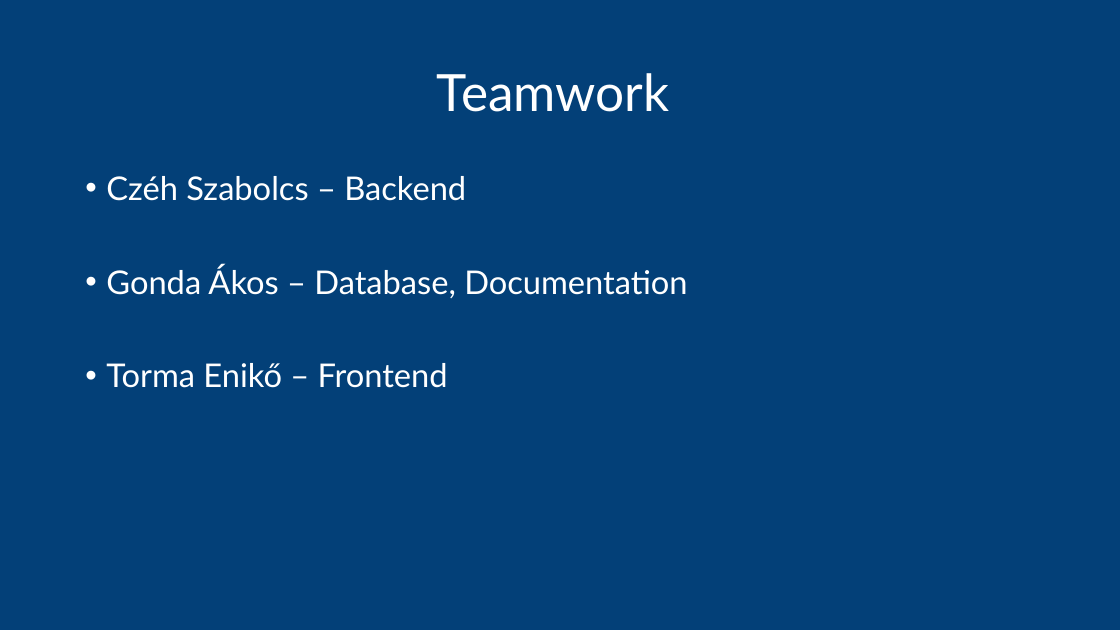
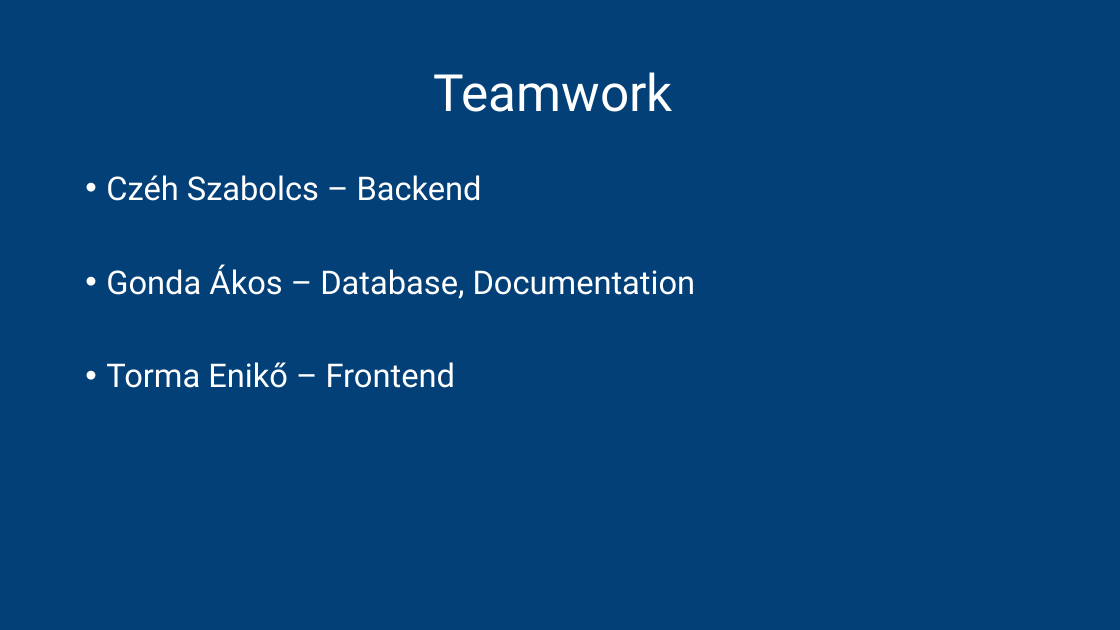
Before and after one commit to maggotstf2/mestermu, a slide deck: slide 2 of documentation/TORMA Biztonságtechnika.pptx. Drawn at 1120x630 pixels with LibreOffice and Linux fonts; fonts in the diff are those of the drawing. Boxes give left, top, right and bottom in pixels: in the first picture for what was removed or moved away, otherwise in the second. Text is boxed around its words. In the diff, an @@ line names an element or a change of style, - is before the commit and + after.

Commit message:
Styling changes to presentation
Added Cantarell font family

```diff
--- a/documentation/TORMA Biztonságtechnika.pptx
+++ b/documentation/TORMA Biztonságtechnika.pptx
@@ title "Teamwork" at (433, 72, 672, 112): font Lato to Roboto @@
@@ text "Czéh Szabolcs – Backend" at (106, 175, 696, 388): font Lato to Roboto @@
```
Also in this commit, not shown: 4 other slides changed, 1 other file.
